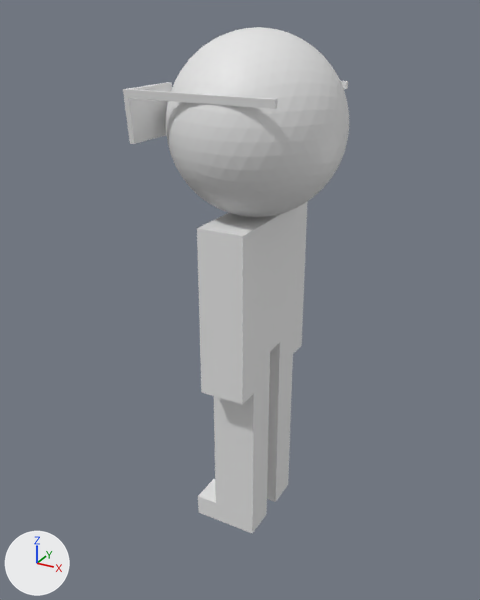
The Blender file Blender/12 agentFortyJeffM.blend, before and after one commit.
Before and after are seen from a 50 mm camera at (1.22, -2.37, 2.27) aimed at (-0.09, 0.02, 1.08). Arrows for +X, +Y and +Z are at lower left; the lights stay in place. The first picture is the older version.
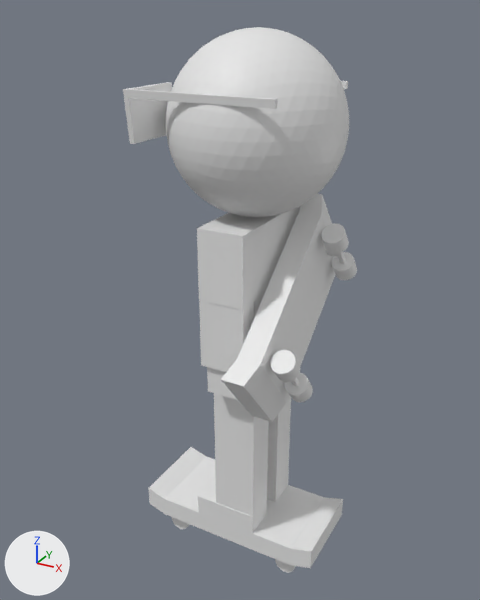
Not visible in the pictures: 'Cube.033'.

Boxes [x1, y1, x2, y2] around the edits, measured in the pictures (480 x 600 px):
'Cube.027', added: after [238, 211, 335, 402]
'Cube.018', added: after [165, 456, 324, 565]
'Cube.029', added: after [221, 358, 287, 422]
'Cube.019', added: after [290, 497, 343, 568]
'Cube.009', rescaled: before [201, 366, 254, 405]; after [207, 367, 238, 400]
'Cube.020', added: after [148, 447, 206, 514]
'Cylinder.006', added: after [270, 350, 301, 382]
'Cylinder.004', added: after [321, 223, 349, 254]
'Cylinder.007', added: after [285, 373, 313, 402]
'Cylinder.005', added: after [332, 252, 357, 280]
'Cube.028', added: after [299, 194, 332, 227]
'Cylinder', added (mostly hidden): after [275, 559, 296, 573]
'Cylinder.002', added (mostly hidden): after [172, 517, 190, 529]
'Cube.030', added: after [325, 250, 344, 258]
'Cube.031', added: after [338, 254, 346, 264]
'Cube.034', added: after [291, 378, 299, 386]
'Cube.002', unchanged, covered by the edit: before [269, 330, 294, 418]; after [276, 396, 291, 418]

What changed in the scene script:
```text
Change me_cube_010:
    remove me_cube_010.from_pydata(...)  # 8 vertices, 6 faces; spans x -0.05..0.15, y -0.05..0.05, z -0.07..0.06
    add me_cube_010.from_pydata(...)  # 8 vertices, 6 faces; spans x -0.03..0.13, y -0.03..0.03, z -0.07..0.06
    me_cube_010 part 1: the whole mesh is scaled about its middle by (0.8, 0.6, 1)
Add me_cube_030:
    me_cube_030.from_pydata([(-0.05, -0.2, -0.05), (-0.05, -0.2, 0.05), (-0.05, 0.2, -0.05), (-0.05, 0.2, 0.05), (0.05, -0.2, -0.08), (0.05, -0.2, 0.02), (0.05, 0.2, -0.08), (0.05, 0.2, 0.02)], [], [(0, 1, 3, 2), (2, 3, 7, 6), (6, 7, 5, 4), (4, 5, 1, 0), (2, 6, 4, 0), (7, 3, 1, 5)])
Add me_cube_029:
    me_cube_029.from_pydata([(-0.05, -0.2, -0.08), (-0.05, -0.2, 0.02), (-0.05, 0.2, -0.08), (-0.05, 0.2, 0.02), (0.05, -0.2, -0.05), (0.05, -0.2, 0.05), (0.05, 0.2, -0.05), (0.05, 0.2, 0.05)], [], [(0, 1, 3, 2), (2, 3, 7, 6), (6, 7, 5, 4), (4, 5, 1, 0), (2, 6, 4, 0), (7, 3, 1, 5)])
Add ob_cube_034:
    ob_cube_034 = bpy.data.objects.new('Cube.034', me_cube_035)  # a box spanning x -0.01..0.01, y -0.04..0.01, z -0.01..0.01
    ob_cube_034.parent = ob_cube_027
    ob_cube_034.location = (-0.35, 0.06, -0.16)
Add ob_cube_027:
    ob_cube_027 = bpy.data.objects.new('Cube.027', me_cube_028)  # a box spanning x -0.35..0.35, y -0.2..0.2, z -0.05..0.05
    ob_cube_027.parent = ob_cube
    ob_cube_027.location = (0.18, 0.000547, 1.11)
    ob_cube_027.rotation_euler = (-1.571, -0.691, 1.571)  # degrees (-90, -40, 90)
Add ob_cube_033:
    ob_cube_033 = bpy.data.objects.new('Cube.033', me_cube_034)  # a box spanning x -0.01..0.01, y -0.0203..0.0197, z -0.04..0.03
    ob_cube_033.parent = ob_cube_027
    ob_cube_033.location = (-0.35, 0.000273, -0.13)
Add ob_cylinder_007:
    ob_cylinder_007 = bpy.data.objects.new('Cylinder.007', me_cylinder_009)  # a 32-sided cylinder along z spanning x -1.0..1.0, y -1.0..1.0, z -0.8..0.8
    ob_cylinder_007.parent = ob_cube_027
    ob_cylinder_007.location = (-0.35, 0.11, -0.16)
    ob_cylinder_007.rotation_euler = (-1.571, 0.0, 0.0)  # degrees (-90, 0, 0)
    ob_cylinder_007.scale = (0.05, 0.05, 0.05)
Add ob_cylinder_006:
    ob_cylinder_006 = bpy.data.objects.new('Cylinder.006', me_cylinder_009.copy())
    ob_cylinder_006.parent = ob_cube_027
    ob_cylinder_006.location = (-0.35, -0.11, -0.16)
    ob_cylinder_006.rotation_euler = (-1.571, 0.0, 0.0)  # degrees (-90, 0, 0)
    ob_cylinder_006.scale = (0.05, 0.05, 0.05)
Add ob_cube_031:
    ob_cube_031 = bpy.data.objects.new('Cube.031', me_cube_035.copy())
    ob_cube_031.parent = ob_cube_027
    ob_cube_031.location = (0.25, 0.06, -0.16)
Add ob_cube_030:
    ob_cube_030 = bpy.data.objects.new('Cube.030', me_cube_034.copy())
    ob_cube_030.parent = ob_cube_027
    ob_cube_030.location = (0.25, 0.000273, -0.13)
Add ob_cylinder_005:
    ob_cylinder_005 = bpy.data.objects.new('Cylinder.005', me_cylinder_009.copy())
    ob_cylinder_005.parent = ob_cube_027
    ob_cylinder_005.location = (0.25, 0.11, -0.16)
    ob_cylinder_005.rotation_euler = (-1.571, 0.0, 0.0)  # degrees (-90, 0, 0)
    ob_cylinder_005.scale = (0.05, 0.05, 0.05)
Add ob_cube_029:
    ob_cube_029 = bpy.data.objects.new('Cube.029', me_cube_030)
    ob_cube_029.parent = ob_cube_027
    ob_cube_029.location = (-0.45, 0.000547, -0.02)
Add ob_cube_028:
    ob_cube_028 = bpy.data.objects.new('Cube.028', me_cube_029)
    ob_cube_028.parent = ob_cube_027
    ob_cube_028.location = (0.35, 0.000547, -0.02)
Add ob_cylinder_004:
    ob_cylinder_004 = bpy.data.objects.new('Cylinder.004', me_cylinder_009.copy())
    ob_cylinder_004.parent = ob_cube_027
    ob_cylinder_004.location = (0.25, -0.11, -0.16)
    ob_cylinder_004.rotation_euler = (-1.571, 0.0, 0.0)  # degrees (-90, 0, 0)
    ob_cylinder_004.scale = (0.05, 0.05, 0.05)
Add ob_cylinder_002:
    ob_cylinder_002 = bpy.data.objects.new('Cylinder.002', me_cylinder_009.copy())
    ob_cylinder_002.parent = ob_cube_018
    ob_cylinder_002.location = (-0.35, -0.11, -0.16)
    ob_cylinder_002.rotation_euler = (-1.571, 0.0, 0.0)  # degrees (-90, 0, 0)
    ob_cylinder_002.scale = (0.05, 0.05, 0.05)
Add ob_cube_018:
    ob_cube_018 = bpy.data.objects.new('Cube.018', me_cube_028.copy())
    ob_cube_018.location = (-0.05, 0.001, -0.05)
Add ob_cube_020:
    ob_cube_020 = bpy.data.objects.new('Cube.020', me_cube_030.copy())
    ob_cube_020.parent = ob_cube_018
    ob_cube_020.location = (-0.45, 0.000547, -0.02)
Add ob_cube_019:
    ob_cube_019 = bpy.data.objects.new('Cube.019', me_cube_029.copy())
    ob_cube_019.parent = ob_cube_018
    ob_cube_019.location = (0.35, 0.000547, -0.02)
Add ob_cylinder:
    ob_cylinder = bpy.data.objects.new('Cylinder', me_cylinder_009.copy())
    ob_cylinder.parent = ob_cube_018
    ob_cylinder.location = (0.25, -0.11, -0.16)
    ob_cylinder.rotation_euler = (-1.571, 0.0, 0.0)  # degrees (-90, 0, 0)
    ob_cylinder.scale = (0.05, 0.05, 0.05)
```
